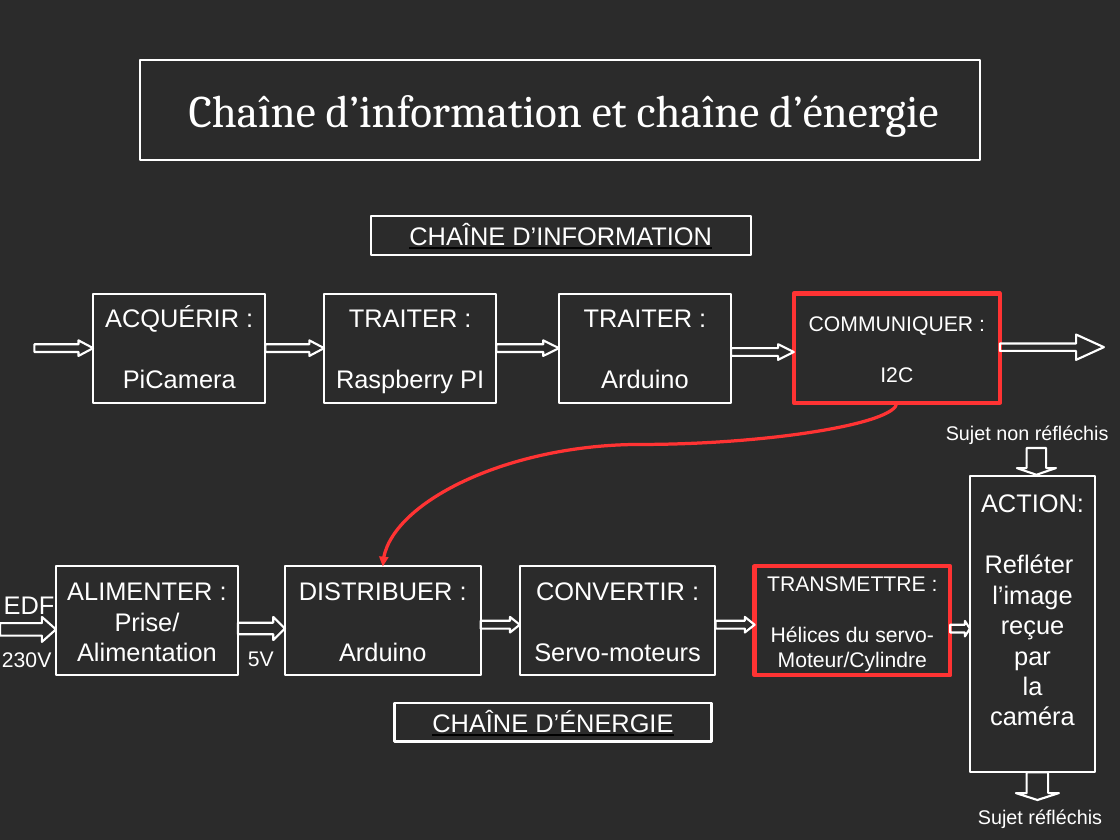
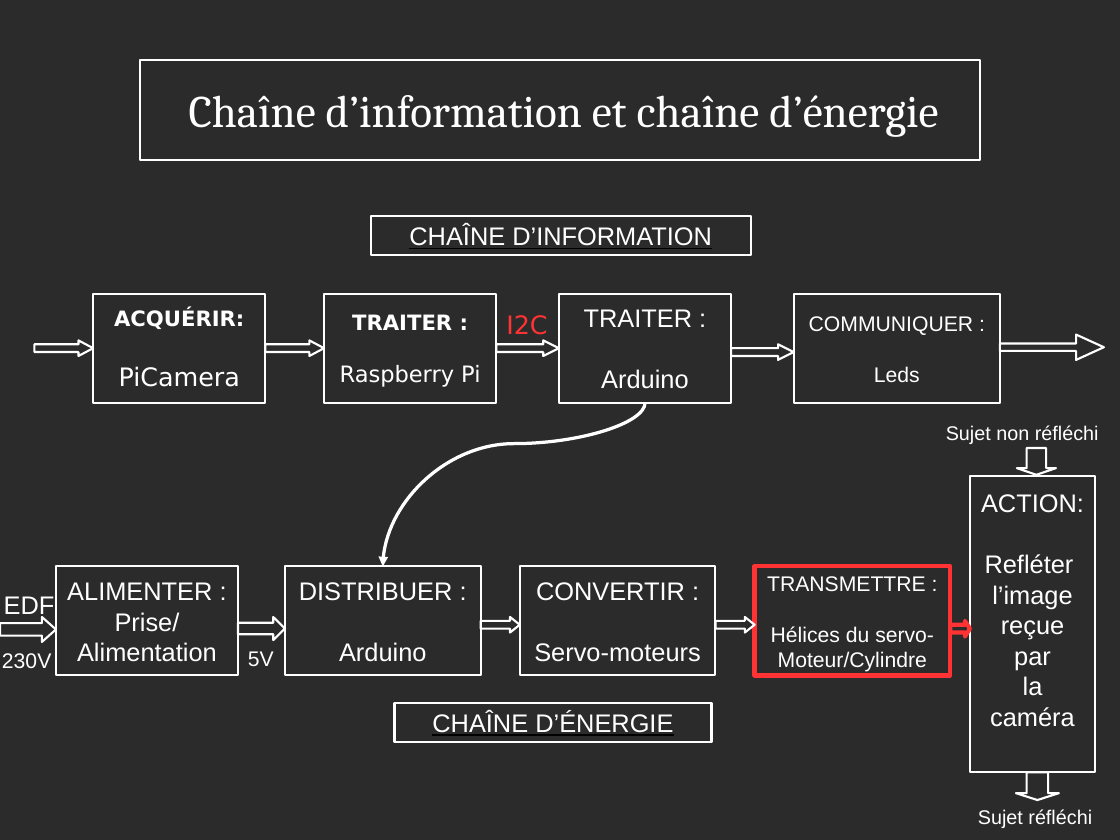
Before and after one commit to julienp17/WaveMirror, a slide deck: slide 2 of presentation/modelisation.odp. Drawn at 1120x840 pixels with LibreOffice and Linux fonts; fonts in the diff are those of the drawing; background and template pictures are left out; a plain dark background stands for a picture behind light text. Boxes give left, top, right and bottom in pixels: in the first picture for what was removed or moved away, otherwise in the second. Text is boxed around its words. In the diff, an @@ line names an element or a change of style, - is before the commit and + after.

Commit message:
Update

```diff
--- a/presentation/modelisation.odp
+++ b/presentation/modelisation.odp
@@ rectangle "COMMUNIQUER :" at [794,294,1000,402]: outline #FF3333 3 pt to #FFFFFF 1.5 pt @@
@@ text in rectangle at [114,310,244,329]: text changed; size 18 to 15 pt; font Arial to DejaVu Sans; bold on @@
-ACQUÉRIR :
+ACQUÉRIR:
@@ text in rectangle at [352,314,452,330]: size 18 to 15 pt, font Arial to DejaVu Sans, bold on in "TRAITER :" @@
@@ text added at [506,315,547,340], 18 pt, text #FF3333 @@
+I2C
@@ text in rectangle at [119,366,240,387]: font Arial to DejaVu Sans in "PiCamera" @@
@@ text in rectangle at [340,365,480,387]: text changed; size 18 to 16 pt; font Arial to DejaVu Sans @@
-Raspberry PI
+Raspberry Pi
@@ text in rectangle at [874,366,920,382]: text changed @@
-I2C
+Leds
@@ curved arrow moved from (897, 402) - (383, 566) to (645, 402) - (383, 566) @@
@@ curved arrow (645, 402) - (383, 566): stroke #FF3333 2.3 pt to #FFFFFF 2.3 pt @@
@@ text at [946,425,1099,444]: text changed @@
-Sujet non réfléchis
+Sujet non réfléchi
@@ right arrow at [950,621,970,636]: outline #FFFFFF 1.5 pt to #FF3333 3 pt @@
@@ text at [978,809,1092,828]: text changed @@
-Sujet réfléchis
+Sujet réfléchi
```
Also in this commit, not shown: 7 other slides changed.
